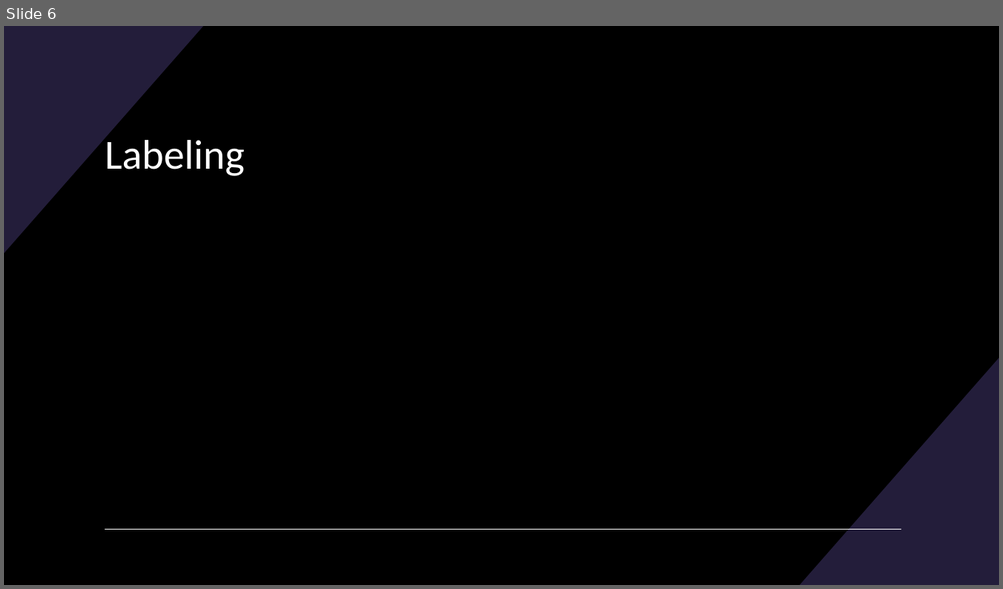
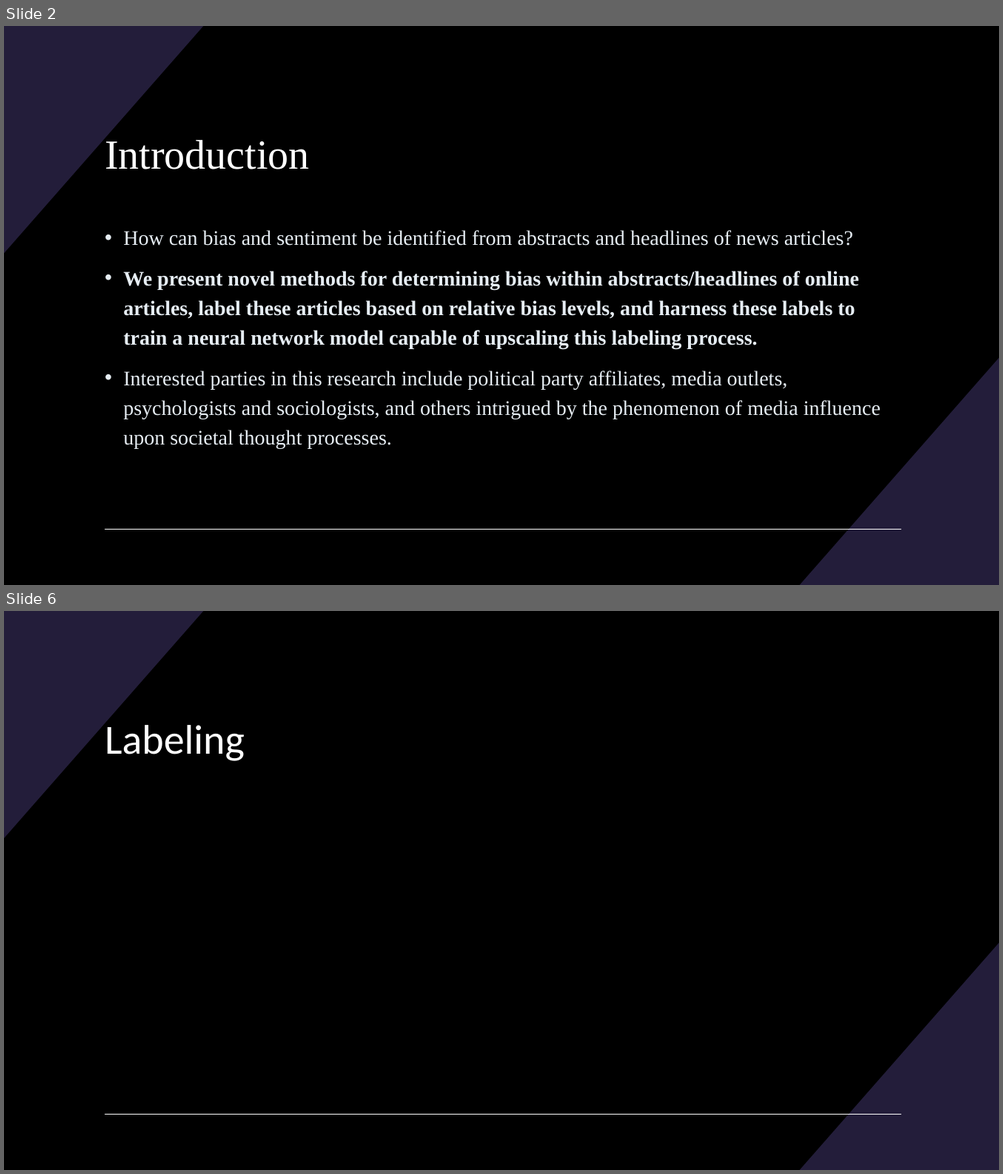
Before and after one commit to BenjaminRocco/Capstone_Project, a slide deck: Capstone_Presentation.pptx. Shown one above the other, each under a label of ours: slide 6 before the commit, slides 2 and 6 after it; the slides between them are not shown. The pictures are 1003x589 and 1003x1174 pixels, drawn with LibreOffice and Linux fonts; fonts in the diff are those of the drawing. Boxes give left, top, right and bottom in pixels: in the first picture for what was removed or moved away, otherwise in the second. Text is boxed around its words. In the diff, an @@ line names an element or a change of style, - is before the commit and + after.

```diff
--- a/Capstone_Presentation.pptx
+++ b/Capstone_Presentation.pptx
@@ slide 2 added at [4, 26, 999, 585], background #000000; not listed: 3 template elements that a slide beside it also shows @@
@@ title added at [105, 137, 310, 170], 40 pt, text #FFFFFF @@
+Introduction
@@ text added at [123, 230, 880, 449], 20 pt, text #E6EDF3 @@
+• How can bias and sentiment be identified from abstracts and headlines of news articles?
+• We present novel methods for determining bias within abstracts/headlines of online articles, label these articles based on relative bias levels, and harness these labels to train a neural network model capable of upscaling this labeling process.
+• Interested parties in this research include political party affiliates, media outlets, psychologists and sociologists, and others intrigued by the phenomenon of media influence upon societal thought processes.
```
Also in this commit, not shown: 2 slides changed, 2 other slides added, 3 slides removed, 9 other files.
